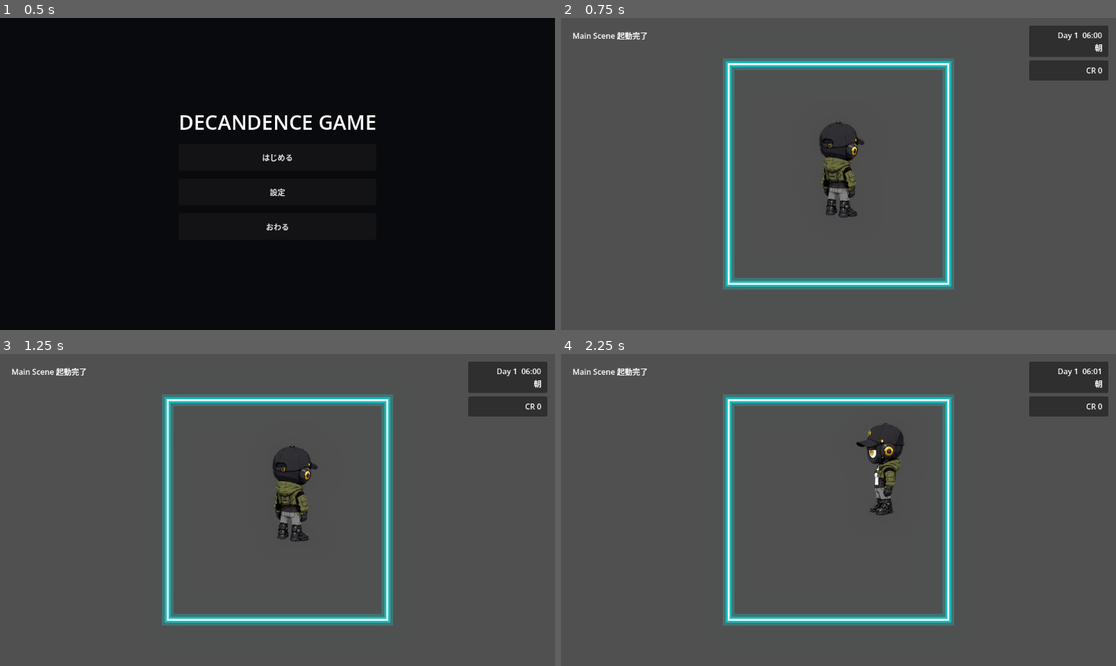
Above: before the commit, frames 1-4 (two rows, left to right).
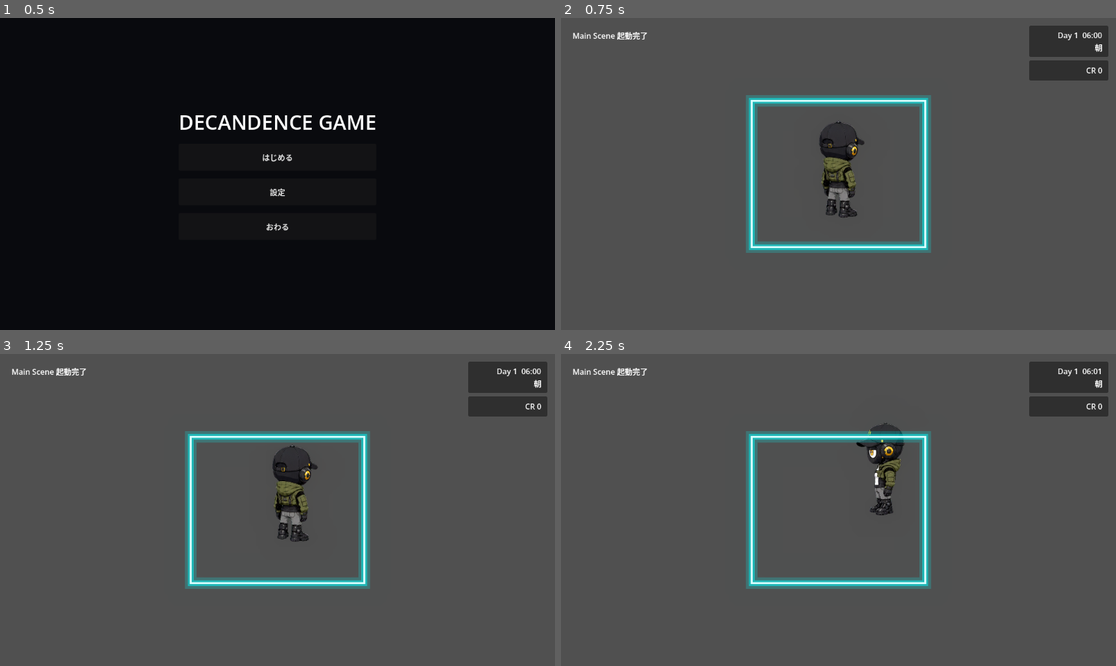
Above: after the commit, the same moments.

Repository: grimoire1089-coder/optimistic
Game: Godot game, scene res://Scenes/Boot/TitleScene.tscn
Same seed, same stepped clock (60 frames per second), same inputs: the game is played once before the commit and once after it.
Inputs (mouse positions are in pixels of both pictures, inside the frame that each line leads up to):
- Up to frame 1 (0.5 s): no input
- Up to frame 2 (0.75 s): click "はじめる" at 0.5 s
- Up to frame 3 (1.25 s): no input
- Up to frame 4 (2.25 s): move the mouse to (855, 491) at 1.27 s; click (855, 491) at 1.42 s; click "×" at 2 s

Frame 1 is identical in both runs. In frame 2, 10% of the frame differs, in the area x 29-71%, y 12-88%; in frame 3, 10%; in frame 4, 10%.

Commit message:
Keep Robin visual inside movement frame

Diff:
--- a/Scripts/Characters/Robin/Modules/RobinRandomWanderModule.gd
+++ b/Scripts/Characters/Robin/Modules/RobinRandomWanderModule.gd
@@ -7,6 +7,11 @@
 @export var idle_chance: float = 0.25
 @export var idle_time_range: Vector2 = Vector2(0.4, 1.0)
 @export var walk_time_range: Vector2 = Vector2(1.0, 2.2)
+
+# 枠線からキャラクター画像がはみ出さないよう、原点の移動範囲を内側へ縮める量です。
+# 物理コリジョンではなく、見た目サイズ用の余白です。
+@export var visual_half_extents: Vector2 = Vector2(48.0, 76.0)
+@export var keep_visual_inside_frame: bool = true
 
 var _body: Node2D
 var _rng := RandomNumberGenerator.new()
@@ -51,7 +56,7 @@
 	return movement_area.position + movement_area.size * 0.5
 
 
-func get_movement_area() -> Rect2:
+func get_visual_movement_area() -> Rect2:
 	if _body == null:
 		return Rect2()
 
@@ -78,6 +83,14 @@
 	return Rect2(square_area_position, square_area_size)
 
 
+func get_movement_area() -> Rect2:
+	var visual_area := get_visual_movement_area()
+	if not keep_visual_inside_frame:
+		return visual_area
+
+	return _get_inset_area_for_actor_origin(visual_area)
+
+
 func clamp_body_to_movement_area() -> bool:
 	if _body == null:
 		return false
@@ -95,6 +108,16 @@
 
 	_body.global_position = clamped_position
 	return true
+
+
+func _get_inset_area_for_actor_origin(area: Rect2) -> Rect2:
+	var inset_x := minf(visual_half_extents.x, area.size.x * 0.5)
+	var inset_y := minf(visual_half_extents.y, area.size.y * 0.5)
+	var inset_position := area.position + Vector2(inset_x, inset_y)
+	var inset_size := area.size - Vector2(inset_x * 2.0, inset_y * 2.0)
+	inset_size.x = maxf(inset_size.x, 0.0)
+	inset_size.y = maxf(inset_size.y, 0.0)
+	return Rect2(inset_position, inset_size)
 
 
 func _setup_walk_directions() -> void:
